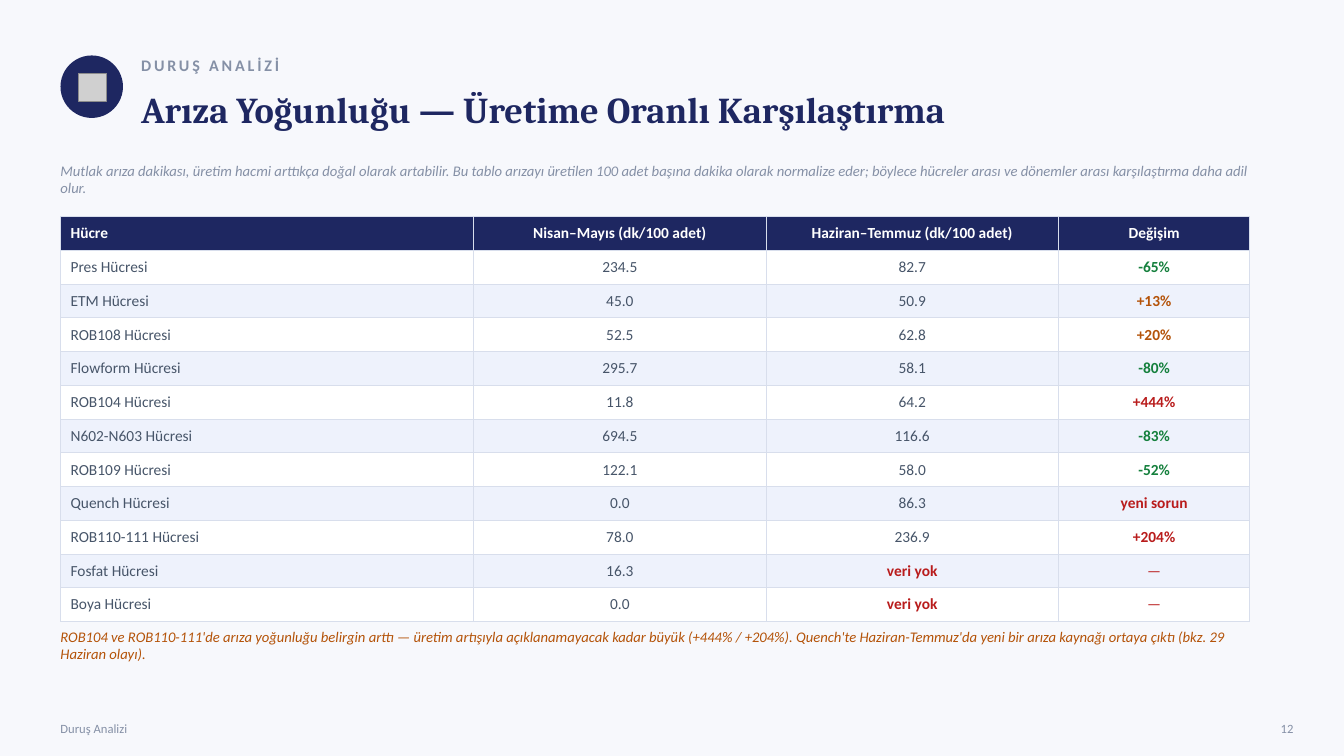
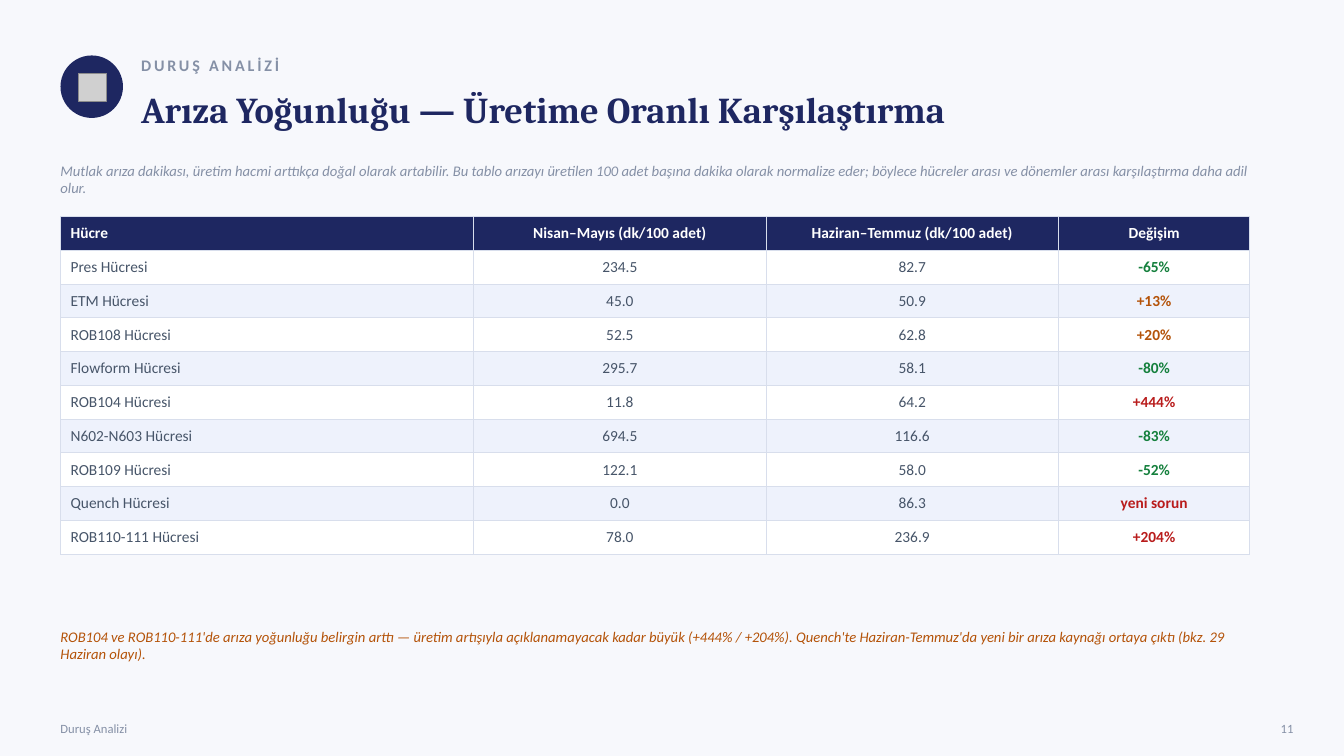
Before and after one commit to sgtdali/ManufUI, a slide deck: slide 12 of docs/sunumlar/Repkon-HF901-Ust-Yonetim-Sunumu-2026-07.pptx (slide 13 before the commit). Drawn at 1344x756 pixels with LibreOffice and Linux fonts; fonts in the diff are those of the drawing; grey boxes stand for pictures. Boxes give left, top, right and bottom in pixels: in the first picture for what was removed or moved away, otherwise in the second. Text is boxed around its words. In the diff, an @@ line names an element or a change of style, - is before the commit and + after.

```diff
--- a/docs/sunumlar/Repkon-HF901-Ust-Yonetim-Sunumu-2026-07.pptx
+++ b/docs/sunumlar/Repkon-HF901-Ust-Yonetim-Sunumu-2026-07.pptx
@@ table at <box>60,217,1250,546</box> @@
-row 11: Fosfat Hücresi | 16.3 | veri yok | —
-row 12: Boya Hücresi | 0.0 | veri yok | —
```
Also in this commit, not shown: 23 other slides changed, 2 slides removed, 12 other files.
